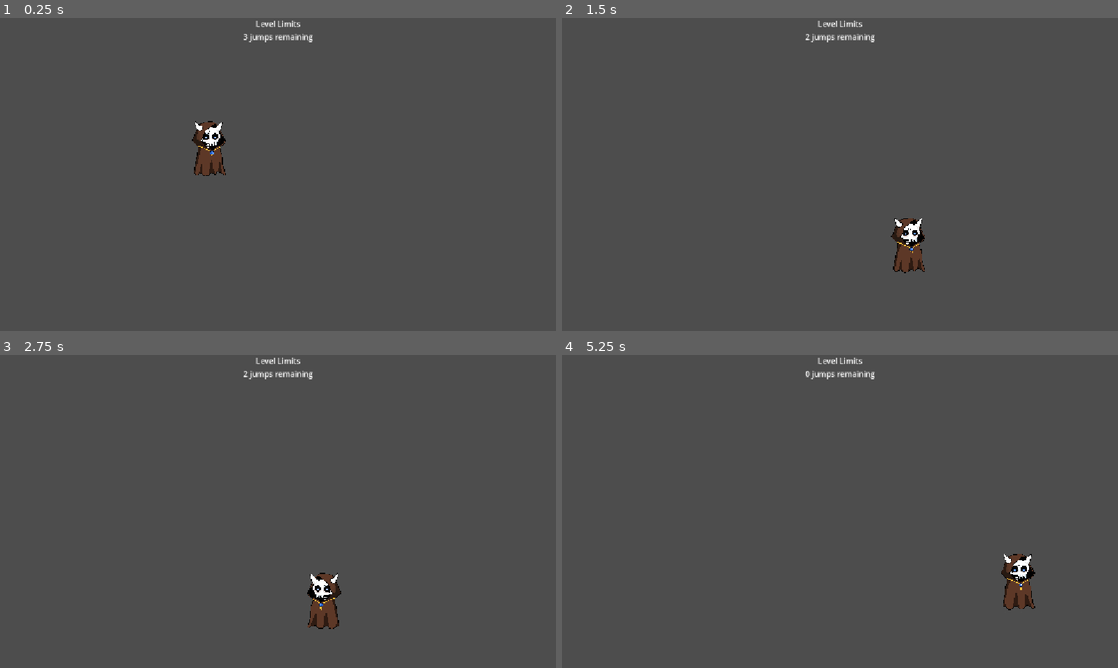
Above: before the commit, frames 1-4 (two rows, left to right).
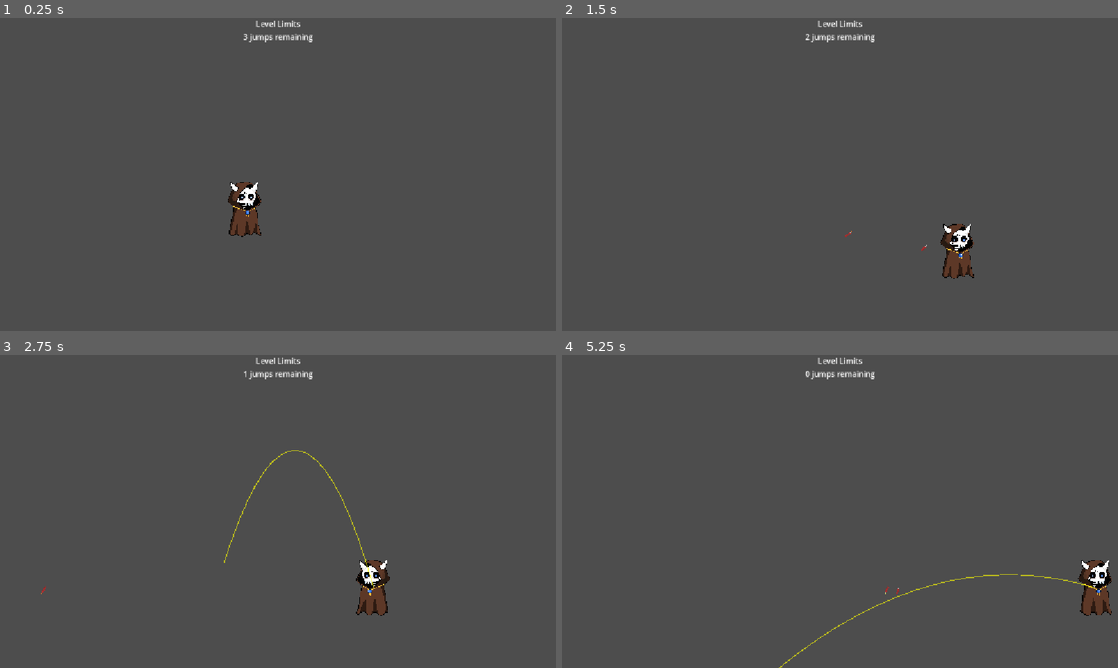
Above: after the commit, the same moments.

Repository: ethanp4/impermanence
Game: Godot game, scene res://levels/ethan_dev_scene.tscn
Two runs of this game, one before a commit and one after it. Both use one fixed random seed, a clock stepped at 60 frames per second and the inputs below. This scene is started directly instead of the project's main scene.
Inputs (mouse positions are in pixels of both pictures, inside the frame that each line leads up to):
- Up to frame 1 (0.25 s): no input
- Up to frame 2 (1.5 s): tap Enter (ui_accept) at 0.5, 0.77 s; move the mouse to (962, 158) at 0.52 s; press the mouse at (962, 158) at 0.53 s; hold Right (ui_right) from 0.53 s (still down); move the mouse to (728, 190) at 1.27 s; release the mouse at (728, 190) at 1.28 s; click (728, 190) at 1.35 s
- Up to frame 3 (2.75 s): tap Enter (ui_accept) at 1.52 s; move the mouse to (333, 442) at 2.02 s; release Right (ui_right) at 2.03 s; press the mouse at (333, 442) at 2.03 s; hold Left (ui_left) from 2.03 s (still down)
- Up to frame 4 (5.25 s): move the mouse to (812, 574) at 2.77 s; release Left (ui_left) at 2.78 s; release the mouse at (812, 574) at 2.78 s; hold Right (ui_right) 2.78-4.28 s; click (812, 574) at 2.85 s; tap Enter (ui_accept) at 3.02, 3.77, 4.52 s; move the mouse to (1006, 558) at 3.52 s; press the mouse at (1006, 558) at 3.53 s; move the mouse to (673, 464) at 4.27 s; release the mouse at (673, 464) at 4.28 s; hold Left (ui_left) 4.28-5.03 s; click (673, 464) at 4.35 s; move the mouse to (867, 511) at 5.02 s; press the mouse at (867, 511) at 5.03 s; hold Right (ui_right) from 5.03 s (still down)

The runs differ from the first frame. In frame 1, 1.7% of the frame differs, in the area x 34-47%, y 32-70%; in frame 2, 1.7%; in frame 3, 1.9%; in frame 4, 1.9%, in the area x 39-99%, y 63-100%.

Commit message:
some stuff

Diff:
--- a/characters/player.tscn
+++ b/characters/player.tscn
@@ -4,7 +4,6 @@
 [ext_resource type="Texture2D" uid="uid://docj2lr5r0ow8" path="res://assets/Character/Sprites/Idle/Idle-PC-01.png" id="2_evndh"]
 [ext_resource type="Texture2D" uid="uid://bg1pfwbcmr3oh" path="res://assets/Character/Sprites/Idle/Idle-PC-02.png" id="3_h1q25"]
 [ext_resource type="Texture2D" uid="uid://buxe2w26nww8h" path="res://assets/Character/Sprites/Idle/Idle-PC-03.png" id="4_j31ep"]
-[ext_resource type="Script" uid="uid://crmawx11217v8" path="res://characters/hook_controller.gd" id="5_6t23p"]
 
 [sub_resource type="CapsuleShape2D" id="CapsuleShape2D_sh265"]
 
@@ -37,13 +36,3 @@
 animation = &"Idle"
 autoplay = "Idle"
 frame_progress = 0.47620153
-
-[node name="HookController" type="Node2D" parent="." unique_id=1213476828]
-script = ExtResource("5_6t23p")
-
-[node name="Hook" type="RayCast2D" parent="HookController" unique_id=1667449498]
-target_position = Vector2(800, 0)
-
-[node name="Rope" type="Line2D" parent="HookController" unique_id=1015144339]
-points = PackedVector2Array(0, 0, 0, 0)
-default_color = Color(0, 0, 0, 1)
--- /dev/null
+++ b/implements/bomb.gd
@@ -0,0 +1,44 @@
+extends Node2D
+
+@export var throw_speed: float = 400.0
+@export var gravity: float = 980.0  # match your project gravity
+@export var trajectory_points: int = 30
+@export var time_step: float = 0.05  # time between each predicted point
+
+@onready var trajectory_line: Line2D = $TrajectoryLine
+
+const EXPLOSIVE = preload("uid://be6ylkwa6r8id")
+
+func update_trajectory(start_pos: Vector2, direction: Vector2) -> void:
+	var points: PackedVector2Array = []
+	var pos = start_pos
+	var velocity = direction.normalized() * throw_speed
+
+	for i in trajectory_points:
+		points.append(trajectory_line.to_local(pos))
+		velocity.y += gravity * time_step
+		pos += velocity * time_step
+
+	trajectory_line.points = points
+
+func throw_bomb() -> void:
+	var aim_dir = (get_global_mouse_position() - global_position).normalized()
+
+	var bomb = EXPLOSIVE.instantiate()
+	get_tree().root.add_child(bomb)          # add to root, NOT the player
+	bomb.global_position = global_position   # start at player position
+	bomb.linear_velocity = aim_dir * throw_speed
+
+func _ready() -> void:
+	trajectory_line.width = 2.0
+	trajectory_line.default_color = Color(1, 1, 0, 0.6)
+
+func _process(delta: float) -> void:
+	if Input.is_action_pressed("Hook"):
+		trajectory_line.visible = true
+		var aim_dir = (get_global_mouse_position() - global_position).normalized()
+		update_trajectory(global_position, aim_dir)
+	else:
+		trajectory_line.visible = false
+	if Input.is_action_just_released("Hook"):
+		throw_bomb()
--- /dev/null
+++ b/implements/bomb.tscn
@@ -0,0 +1,8 @@
+[gd_scene format=3 uid="uid://cdm2ywqic6v8o"]
+
+[ext_resource type="Script" uid="uid://bhf0lsonj0rm4" path="res://implements/bomb.gd" id="1_81hnv"]
+
+[node name="Bomb" type="Node2D" unique_id=1529174443]
+script = ExtResource("1_81hnv")
+
+[node name="TrajectoryLine" type="Line2D" parent="." unique_id=1128138410]
--- /dev/null
+++ b/implements/bomb_tool.tscn
@@ -0,0 +1,8 @@
+[gd_scene format=3 uid="uid://dsg13nw5g6jxq"]
+
+[ext_resource type="Script" uid="uid://bhf0lsonj0rm4" path="res://implements/bomb.gd" id="1_81hnv"]
+
+[node name="BombTool" type="Node2D" unique_id=1529174443]
+script = ExtResource("1_81hnv")
+
+[node name="TrajectoryLine" type="Line2D" parent="." unique_id=1128138410]
--- /dev/null
+++ b/implements/explosive.tscn
@@ -0,0 +1,57 @@
+[gd_scene format=3 uid="uid://be6ylkwa6r8id"]
+
+[ext_resource type="Texture2D" uid="uid://by088a6oxywwb" path="res://assets/dynamite-Sheet.png" id="1_rdb1f"]
+
+[sub_resource type="AtlasTexture" id="AtlasTexture_ipmmk"]
+atlas = ExtResource("1_rdb1f")
+region = Rect2(0, 0, 16, 16)
+
+[sub_resource type="AtlasTexture" id="AtlasTexture_bcumo"]
+atlas = ExtResource("1_rdb1f")
+region = Rect2(16, 0, 16, 16)
+
+[sub_resource type="AtlasTexture" id="AtlasTexture_56www"]
+atlas = ExtResource("1_rdb1f")
+region = Rect2(32, 0, 16, 16)
+
+[sub_resource type="AtlasTexture" id="AtlasTexture_5vrju"]
+atlas = ExtResource("1_rdb1f")
+region = Rect2(48, 0, 16, 16)
+
+[sub_resource type="AtlasTexture" id="AtlasTexture_615iu"]
+atlas = ExtResource("1_rdb1f")
+region = Rect2(64, 0, 16, 16)
+
+[sub_resource type="SpriteFrames" id="SpriteFrames_syhg2"]
+animations = [{
+"frames": [{
+"duration": 1.0,
+"texture": SubResource("AtlasTexture_ipmmk")
+}, {
+"duration": 1.0,
+"texture": SubResource("AtlasTexture_bcumo")
+}, {
+"duration": 1.0,
+"texture": SubResource("AtlasTexture_56www")
+}, {
+"duration": 1.0,
+"texture": SubResource("AtlasTexture_5vrju")
+}, {
+"duration": 1.0,
+"texture": SubResource("AtlasTexture_615iu")
+}],
+"loop": true,
+"name": &"default",
+"speed": 5.0
+}]
+
+[sub_resource type="CircleShape2D" id="CircleShape2D_rdb1f"]
+
+[node name="Explosive" type="RigidBody2D" unique_id=594141982]
+
+[node name="AnimatedSprite2D" type="AnimatedSprite2D" parent="." unique_id=1000192203]
+texture_filter = 1
+sprite_frames = SubResource("SpriteFrames_syhg2")
+
+[node name="CollisionShape2D" type="CollisionShape2D" parent="." unique_id=1231482085]
+shape = SubResource("CircleShape2D_rdb1f")
--- a/levels/ethan_dev_scene.tscn
+++ b/levels/ethan_dev_scene.tscn
@@ -3,23 +3,27 @@
 [ext_resource type="PackedScene" uid="uid://b4ca57qxjb42u" path="res://characters/player.tscn" id="1_jdob2"]
 [ext_resource type="PackedScene" uid="uid://7en60bs72j2r" path="res://ui/LimitsUI.tscn" id="2_dojry"]
 [ext_resource type="PackedScene" uid="uid://d2vbbgvit8dq1" path="res://controllers/LimitsManager.tscn" id="2_iildp"]
+[ext_resource type="PackedScene" uid="uid://dsg13nw5g6jxq" path="res://implements/bomb_tool.tscn" id="3_iildp"]
 
 [sub_resource type="WorldBoundaryShape2D" id="WorldBoundaryShape2D_dojry"]
-distance = -525.13
 
 [node name="EthanDevScene" type="Node2D" unique_id=1848891864]
 
 [node name="LimitsManager" parent="." unique_id=578021829 instance=ExtResource("2_iildp")]
 
 [node name="CharacterBody2D" parent="." unique_id=1740804725 instance=ExtResource("1_jdob2")]
-position = Vector2(433, 241)
+position = Vector2(507, 366)
+
+[node name="Bomb" parent="CharacterBody2D" unique_id=1529174443 instance=ExtResource("3_iildp")]
+throw_speed = 800.0
 
 [node name="CanvasLayer" type="CanvasLayer" parent="." unique_id=531194550]
 
 [node name="LimitsUi" parent="CanvasLayer" unique_id=1964063260 instance=ExtResource("2_dojry")]
+metadata/_edit_use_anchors_ = true
 
 [node name="Floor" type="StaticBody2D" parent="." unique_id=1558147368]
 
 [node name="CollisionShape2D" type="CollisionShape2D" parent="Floor" unique_id=230675057]
-position = Vector2(580, 0)
+position = Vector2(0, 497)
 shape = SubResource("WorldBoundaryShape2D_dojry")
Binary file added: assets/dynamite-Sheet.png
Not shown, added: assets/dynamite-Sheet.png.import
Not shown, added: implements/bomb.gd.uid
